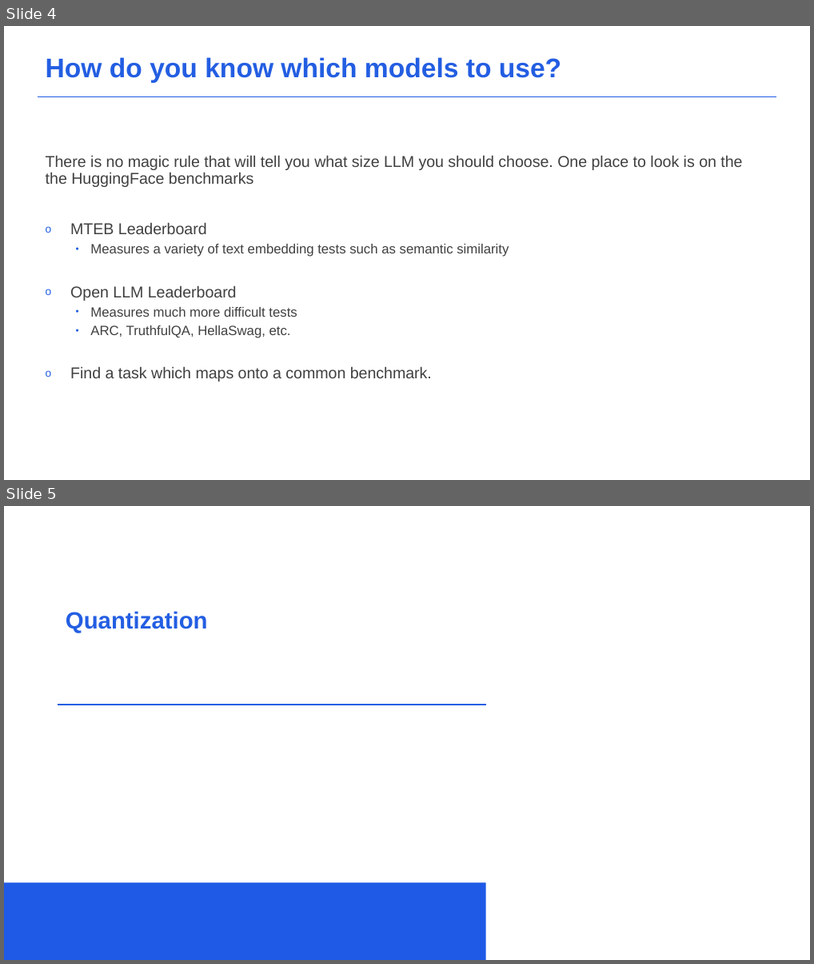
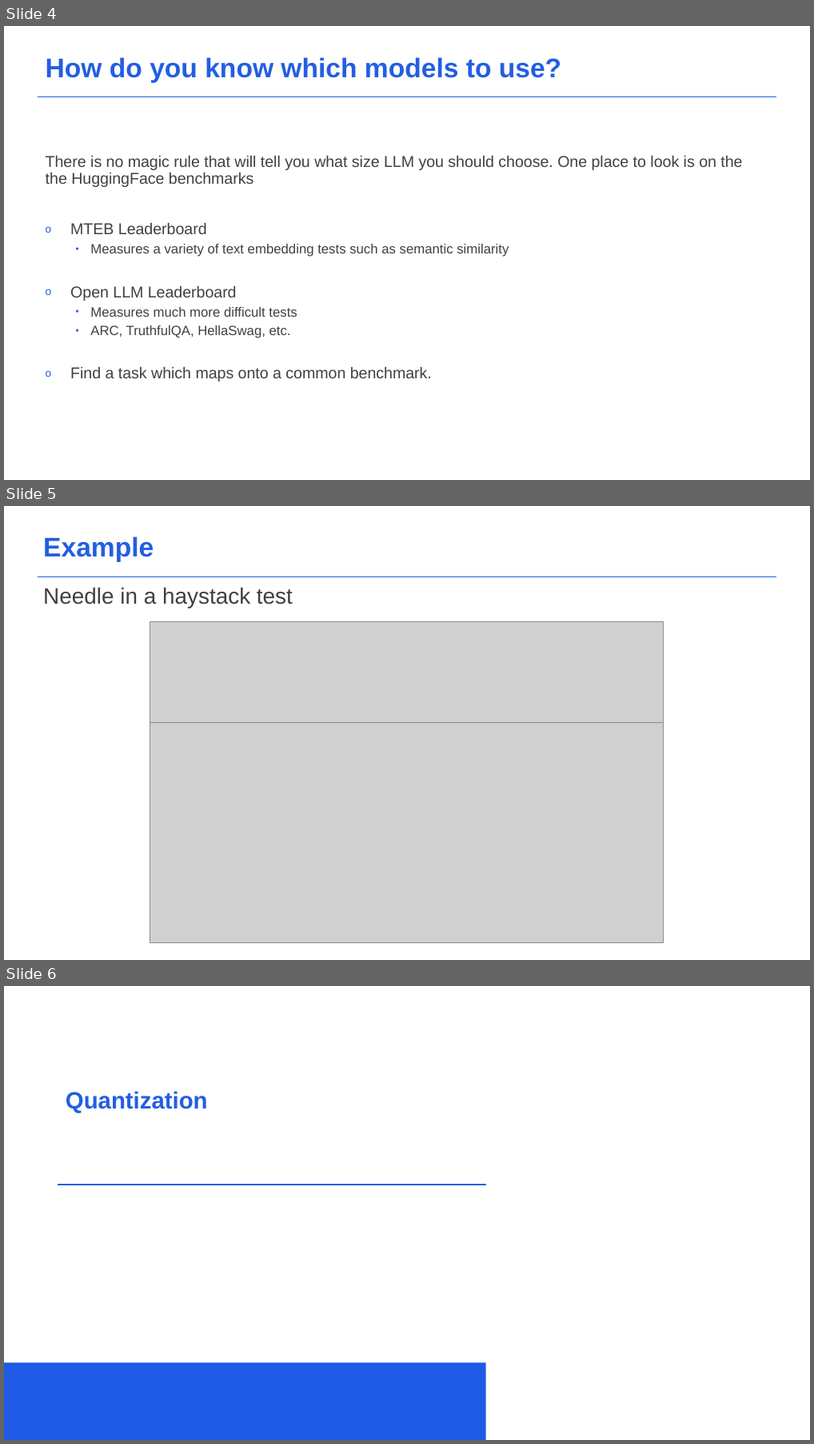
Before and after one commit to acceleratescience/large-language-models, a slide deck: Slides/4_SMLandQuantization.pptx. Shown one above the other, each under a label of ours: slides 4 and 5 before the commit, slides 4, 5 and 6 after it. The pictures are 814x964 and 814x1444 pixels, drawn with LibreOffice and Linux fonts; fonts in the diff are those of the drawing; grey boxes stand for pictures; background and template pictures are left out. Boxes give left, top, right and bottom in pixels: in the first picture for what was removed or moved away, otherwise in the second. Text is boxed around its words. In the diff, an @@ line names an element or a change of style, - is before the commit and + after.

Commit message:
Update Slides

```diff
--- a/Slides/4_SMLandQuantization.pptx
+++ b/Slides/4_SMLandQuantization.pptx
@@ slide 5 added at (x1=4, y1=506, x2=810, y2=960), background #FFFFFF; not listed: 1 template element that a slide beside it also shows @@
@@ text added at (x1=43, y1=536, x2=154, y2=562), 32 pt, text #235EE2, bold @@
+Example
@@ text added at (x1=43, y1=587, x2=293, y2=608), 26.7 pt, text #404040 @@
+Needle in a haystack test
@@ picture added at (x1=150, y1=621, x2=664, y2=722) @@
@@ picture added at (x1=150, y1=722, x2=664, y2=942) @@
@@ what was slide 5 is now slide 6 @@
```
Also in this commit, not shown: 1 other file.
